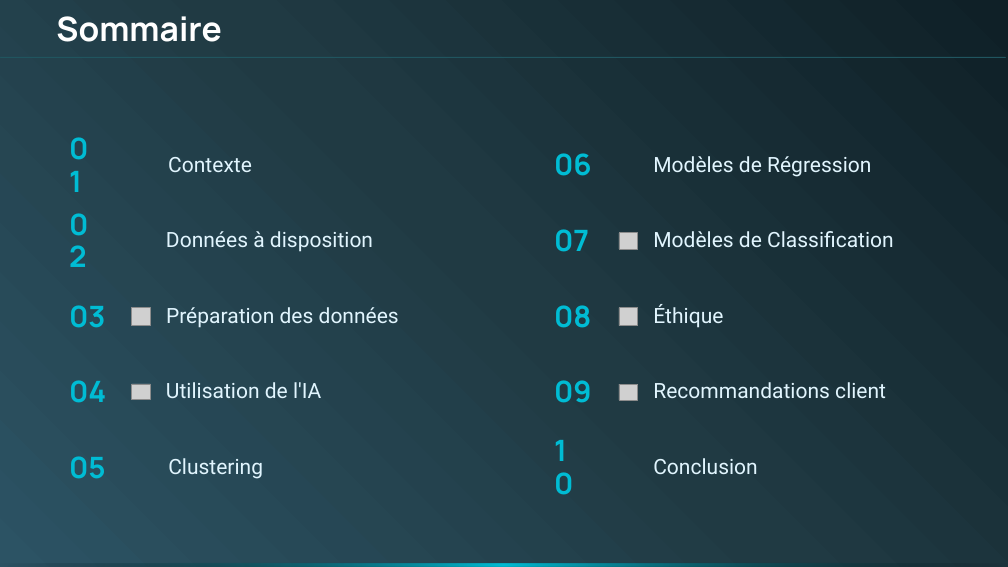
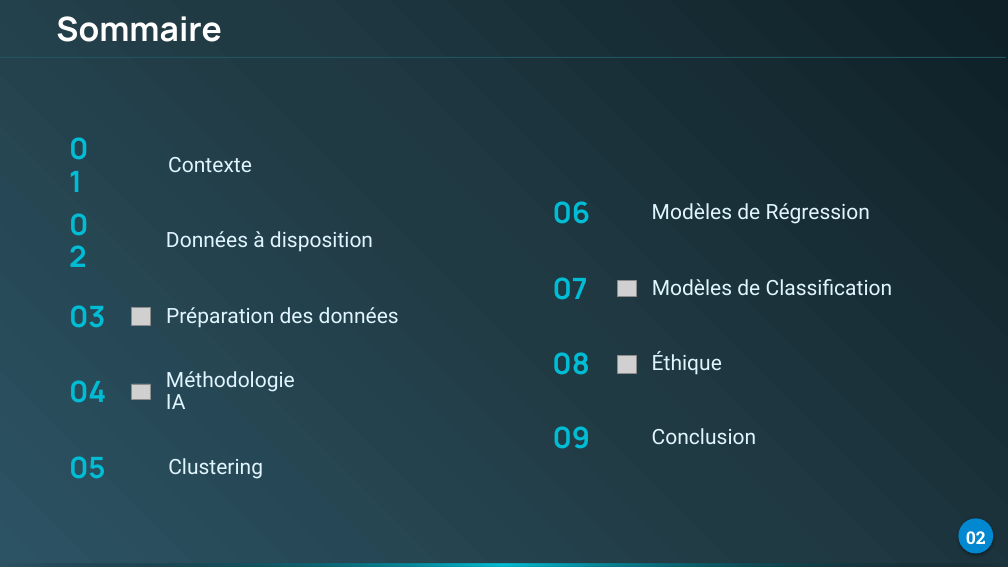
Before and after one commit to AirG213/humanforyou-attrition-ml, a slide deck: slide 2 of reports/presentation/humanforyou-attrition.pptx. Drawn at 1008x567 pixels with LibreOffice and Linux fonts; fonts in the diff are those of the drawing; grey boxes stand for pictures; background and template pictures are left out. Boxes give left, top, right and bottom in pixels: in the first picture for what was removed or moved away, otherwise in the second. Text is boxed around its words. In the diff, an @@ line names an element or a change of style, - is before the commit and + after.

```diff
--- a/reports/presentation/humanforyou-attrition.pptx
+++ b/reports/presentation/humanforyou-attrition.pptx
@@ 3 texts, 1 picture: place and size @@
-3 texts, 1 picture at box(554, 156, 871, 403)
+3 texts, 1 picture at box(552, 203, 870, 449)
@@ 4 texts, 1 picture: place and size @@
-4 texts, 1 picture at box(554, 153, 894, 328)
+4 texts, 1 picture at box(553, 201, 893, 375)
@@ text at box(166, 371, 295, 409): text changed @@
-Utilisation de l'IA
+Méthodologie IA
@@ picture removed at box(619, 384, 638, 400) @@
@@ text removed at box(653, 382, 886, 398) @@
-Recommandations client
@@ text removed at box(548, 447, 591, 489) @@
-10
@@ text "Conclusion": place and size @@
-text "Conclusion" at box(653, 458, 757, 474)
+text "Conclusion" at box(652, 428, 756, 444)
@@ rounded rectangle added at box(959, 519, 994, 554), fill #0288D1 @@
@@ text added at box(966, 531, 986, 544), 16.7 pt, text #FFFFFF, bold @@
+02
```
Also in this commit, not shown: 3 other slides changed, 35 slides added, 8 slides removed, 1 other file.
